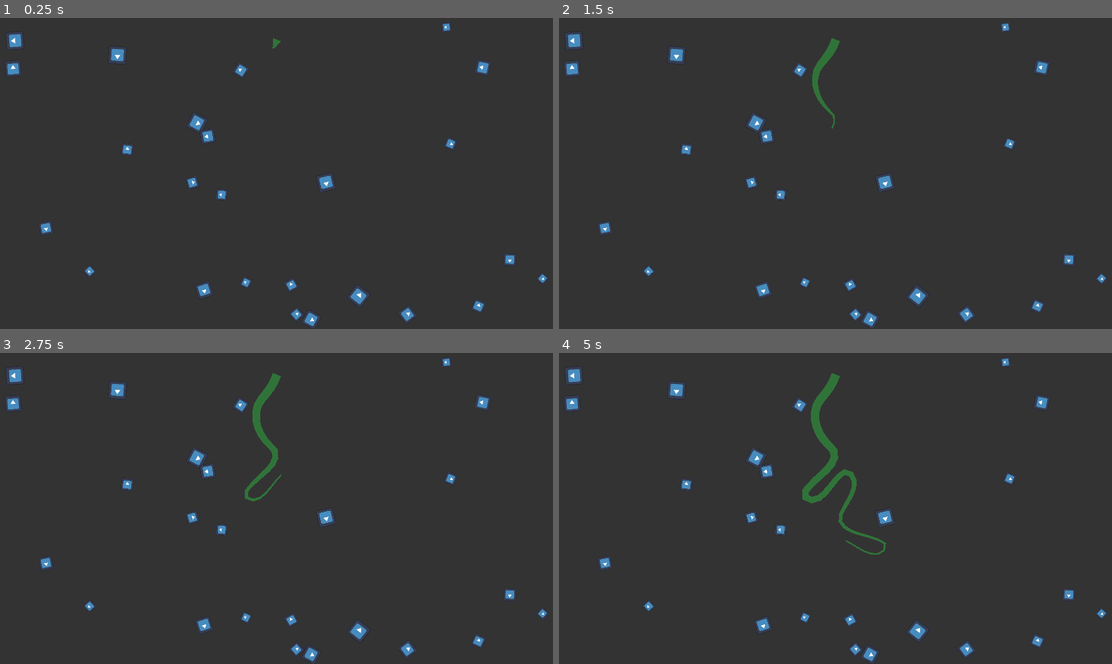
Above: before the commit, frames 1-4 (two rows, left to right).
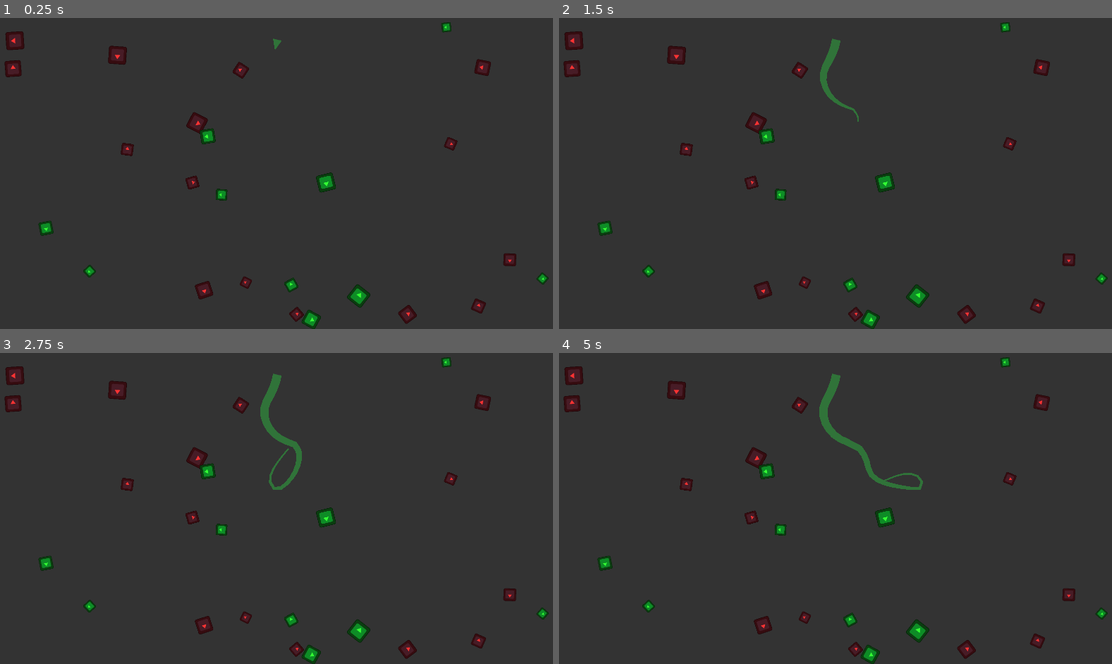
Above: after the commit, the same moments.

Repository: SquarePear/GGJ_2023
Game: Godot game, scene res://Game/Game.tscn
Two runs of this game, one before a commit and one after it. Both use one fixed random seed, a clock stepped at 60 frames per second and the inputs below. The engine's default icon, where the game draws it, is replaced by a stand-in: a white triangle on a blue panel in a dark square.
Inputs (mouse positions are in pixels of both pictures, inside the frame that each line leads up to):
- Up to frame 1 (0.25 s): no input
- Up to frame 2 (1.5 s): tap Enter at 0.5 s; move the mouse to (962, 154) at 0.52 s; tap Space at 1.25 s; move the mouse to (724, 185) at 1.27 s
- Up to frame 3 (2.75 s): tap Enter at 2 s; move the mouse to (337, 436) at 2.02 s
- Up to frame 4 (5 s): tap Space at 2.75 s; move the mouse to (807, 567) at 2.77 s; move the mouse to (1006, 552) at 3.52 s; tap Enter at 4.25 s; move the mouse to (669, 458) at 4.27 s

The runs differ from the first frame. In frame 1, 2.7% of the frame differs, in the area x 0-100%, y 1-100%; in frame 2, 3.1%; in frame 3, 3.7%; in frame 4, 4.3%.

Commit message:
Implement basic branching
Signed-off-by: SquarePear <16364318+SquarePear@users.noreply.github.com>

Diff:
--- a/GUI/GUI.tscn
+++ b/GUI/GUI.tscn
@@ -10,3 +10,12 @@
 grow_horizontal = 2
 grow_vertical = 2
 script = ExtResource("1_7pgrn")
+
+[node name="CanvasLayer" type="CanvasLayer" parent="."]
+visible = false
+
+[node name="Panel" type="Panel" parent="CanvasLayer"]
+offset_left = 43.0
+offset_top = 344.0
+offset_right = 1925.0
+offset_bottom = 1085.0
--- a/Game/Game.gd
+++ b/Game/Game.gd
@@ -1,9 +1,11 @@
 extends Node2D
 
+@onready var _roots = $Roots
 @onready var _obstacles = $Obstacles
 
 
 func _ready():
+	_initialize_root()
 	_initialize_obstacles()
 
 
@@ -22,3 +24,21 @@
 			randf_range(0, get_viewport_rect().size.x), randf_range(0, get_viewport_rect().size.y)
 		)
 		_obstacles.add_child(obstacle)
+
+
+func _initialize_root():
+	var root = preload("res://Root/Root.tscn").instantiate()
+
+	root.connect("reached_goal", _on_root_reached_goal)
+
+	_roots.add_child(root)
+
+	return root
+
+
+func _on_root_reached_goal(points):
+	var root = _initialize_root()
+	# get position of middle point
+	var middle_point = points[floor(points.size() / 2)]
+	print(middle_point)
+	root.set_position(middle_point)
--- a/Game/Game.tscn
+++ b/Game/Game.tscn
@@ -1,8 +1,7 @@
-[gd_scene load_steps=4 format=3 uid="uid://cqgxrqo7wa3mp"]
+[gd_scene load_steps=3 format=3 uid="uid://cqgxrqo7wa3mp"]
 
 [ext_resource type="Script" path="res://Game/Game.gd" id="1_mnmv5"]
 [ext_resource type="PackedScene" uid="uid://cjpov75mdy530" path="res://GUI/GUI.tscn" id="2_wg2db"]
-[ext_resource type="PackedScene" uid="uid://bumflo71tudpp" path="res://Root/Root.tscn" id="3_gajve"]
 
 [node name="Game" type="Node2D"]
 position = Vector2(-1, 0)
@@ -10,6 +9,6 @@
 
 [node name="GUI" parent="." instance=ExtResource("2_wg2db")]
 
+[node name="Roots" type="Node2D" parent="."]
+
 [node name="Obstacles" type="Node2D" parent="."]
-
-[node name="Root" parent="." instance=ExtResource("3_gajve")]
--- a/Obstacle/Obstacle.gd
+++ b/Obstacle/Obstacle.gd
@@ -1,8 +1,10 @@
+class_name Obstacle
 extends Node2D
 
-var bad = true
+var _bad = true
 
 @onready var _collider = $Area2D/CollisionShape2D
+@onready var _sprite = $Sprite2D
 
 
 func _ready():
@@ -10,6 +12,13 @@
 
 	var random_scale = randf() * 0.5 + 0.5
 	scale = Vector2(random_scale, random_scale)
+
+	_bad = randf() < 0.5
+
+	if _bad:
+		_sprite.modulate = Color(1.0, 0.2, 0.2)
+	else:
+		_sprite.modulate = Color(0.2, 1.0, 0.2)
 
 
 func detect_line_collision(line_start, line_end):
@@ -19,3 +28,7 @@
 	var collision = _collider.collide_shape(line, Vector2.ZERO)
 	line.free()
 	return collision
+
+
+func is_bad():
+	return _bad
--- a/Root/Root.gd
+++ b/Root/Root.gd
@@ -1,9 +1,11 @@
+class_name Root
 extends Node2D
+
+signal reached_goal(points)
 
 var _noise = FastNoiseLite.new()
 var _intersecting = false
 var _to_die = 0
-var _active = true
 
 @onready var _line: Line2D = $Line2D
 @onready var _line_segment_timer = $LineSegmentTimer
@@ -19,9 +21,6 @@
 
 
 func _process(delta):
-	if not _active:
-		return
-
 	_move_root_tip(delta)
 	_update_line_root_tip()
 
@@ -116,12 +115,16 @@
 
 
 func _step_death():
+	if _line.get_point_count() <= 2:
+		_to_die = 0
+		_restart(_line.get_points())
+		return
+
 	_to_die -= 1
 	_line.remove_point(_line.get_point_count() - 1)
 
 	if _to_die == 0:
 		_restart(_line.get_points())
-		_intersecting = false
 
 
 func _restart(points: Array):
@@ -133,7 +136,31 @@
 
 	_root_tip.global_position = last_point
 	_root_tip.global_rotation = angle
+	_intersecting = false
+
+
+func set_position(position: Vector2):
+	_root_tip.global_position = position
 
 
 func get_position() -> Vector2:
 	return _root_tip.global_position
+
+
+func get_last_postion() -> Vector2:
+	return _line.get_point_position(_line.get_point_count() - 2)
+
+
+func _on_root_tip_area_entered(area):
+	var obstacle = area.get_parent() as Obstacle
+
+	if not obstacle is Obstacle:
+		return
+
+	if obstacle.is_bad():
+		_to_die = 24
+		_intersecting = true
+	else:
+		set_process(false)
+		set_physics_process(false)
+		self.emit_signal("reached_goal", _line.get_points())
--- a/Root/Root.tscn
+++ b/Root/Root.tscn
@@ -6,6 +6,9 @@
 max_value = 3.0
 _data = [Vector2(0, 3), 0.0, 0.0, 0, 0, Vector2(0.5, 2), -2.0, -3.0, 1, 1, Vector2(1, 0.5), 0.0, 0.0, 0, 0]
 point_count = 3
+
+[sub_resource type="CircleShape2D" id="CircleShape2D_ulw5d"]
+radius = 5.0
 
 [node name="Root" type="Node2D"]
 script = ExtResource("1_66rg5")
@@ -18,4 +21,9 @@
 width_curve = SubResource("Curve_ivduv")
 default_color = Color(0.188235, 0.45098, 0.223529, 1)
 
-[node name="RootTip" type="Node2D" parent="."]
+[node name="RootTip" type="Area2D" parent="."]
+
+[node name="CollisionShape2D" type="CollisionShape2D" parent="RootTip"]
+shape = SubResource("CircleShape2D_ulw5d")
+
+[connection signal="area_entered" from="RootTip" to="." method="_on_root_tip_area_entered"]
Not shown: 1 places in Root/Root.tscn that only renumber resources
